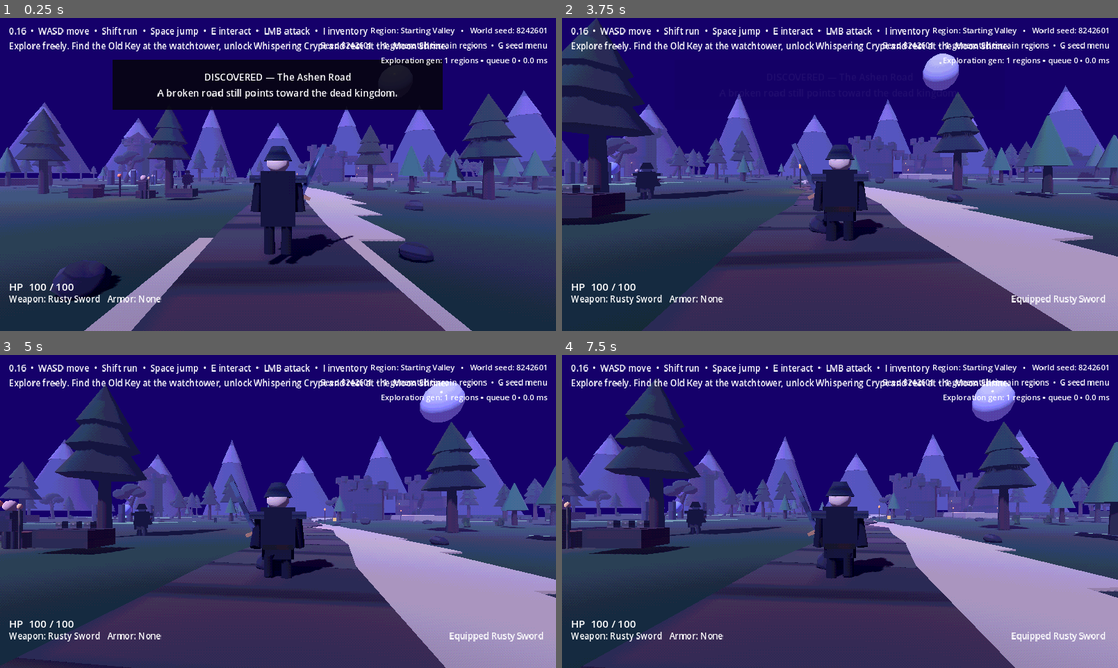
Above: before the commit, frames 1-4 (two rows, left to right).
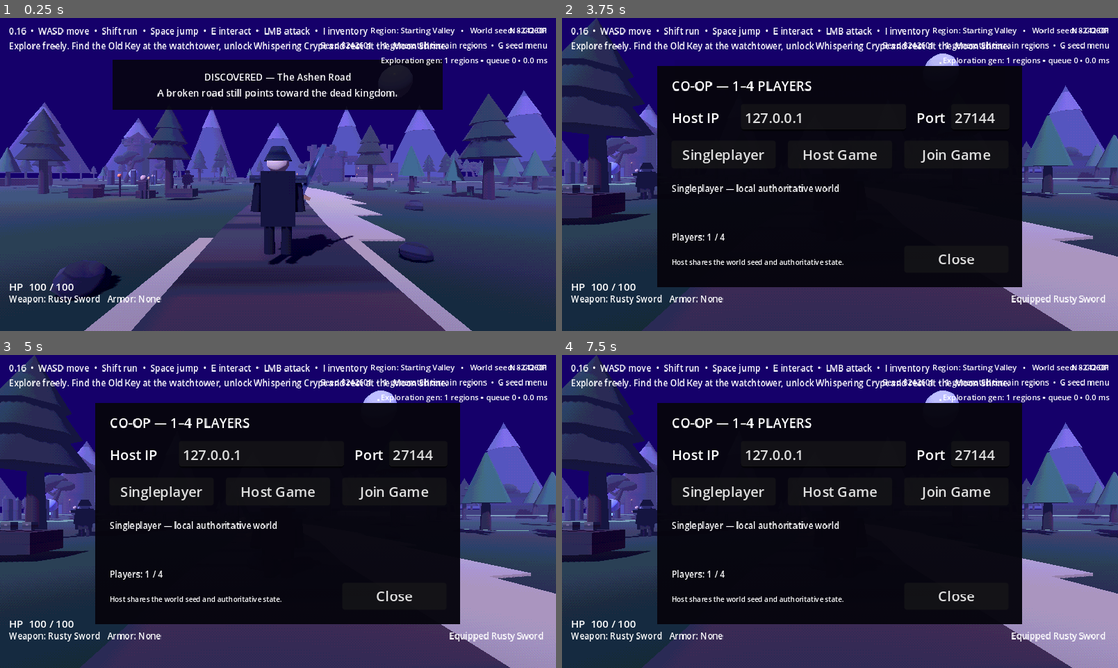
Above: after the commit, the same moments.

Repository: jasonjllind-cpu/aispel
Game: Godot game, scene res://main.tscn
The game is run twice, just before and just after one commit, with the same random seed, the same clock (stepped at 60 frames per second) and the same inputs.
Inputs (mouse positions are in pixels of both pictures, inside the frame that each line leads up to):
- Up to frame 1 (0.25 s): no input
- Up to frame 2 (3.75 s): tap Enter at 0.5 s; move the mouse to (867, 174) at 0.52 s; press the mouse at (867, 174) at 0.53 s; hold W (move_forward) from 0.53 s (still down); tap Space (jump) at 0.77, 1.52, 3.02 s; move the mouse to (812, 174) at 1.27 s; release the mouse at (812, 174) at 1.28 s; tap R (equip_next) at 1.35 s; move the mouse to (851, 168) at 2.02 s; hold E (interact) 2.03-2.78 s; move the mouse to (834, 180) at 2.77 s; tap Shift (sprint) at 2.85 s; move the mouse to (878, 177) at 3.52 s; tap N at 3.6 s
- Up to frame 3 (5 s): keep holding W (move_forward); tap Space (jump) at 3.77, 4.52 s; move the mouse to (233, 508) at 4.27 s; tap 1 at 4.35 s
- Up to frame 4 (7.5 s): move the mouse to (845, 511) at 5.02 s; tap 2 at 5.1 s; move the mouse to (817, 505) at 5.77 s; release W (move_forward) at 5.78 s; hold D (move_right) 5.78-6.53 s; tap 3 at 5.85 s; tap Space (jump) at 6.02, 6.77 s; move the mouse to (867, 511) at 6.52 s; press the mouse at (867, 511) at 6.53 s; hold W (move_forward) from 6.53 s (still down); move the mouse to (812, 511) at 7.27 s; release the mouse at (812, 511) at 7.28 s; tap R (equip_next) at 7.35 s

The runs differ from the first frame. In frame 1, less than 0.1% of the frame differs, in the area x 62-99%, y 3-10%; in frame 2, 46%; in frame 3, 60%, in the area x 0-100%, y 0-100%; in frame 4, 60%.

Commit message:
Enable authoritative combat enemy sync and co-op menu

Diff:
--- a/main.tscn
+++ b/main.tscn
@@ -15,6 +15,9 @@
 [ext_resource type="Script" path="res://scripts/network/network_command_router.gd" id="13_network_commands"]
 [ext_resource type="Script" path="res://scripts/network/network_player_manager.gd" id="14_network_players"]
 [ext_resource type="Script" path="res://scripts/network/network_world_state_replicator.gd" id="15_network_world"]
+[ext_resource type="Script" path="res://scripts/network/network_combat_authority.gd" id="16_network_combat"]
+[ext_resource type="Script" path="res://scripts/network/network_enemy_manager.gd" id="17_network_enemies"]
+[ext_resource type="Script" path="res://scripts/network/network_menu.gd" id="18_network_menu"]
 
 [node name="Main" type="Node3D"]
 script = ExtResource("1_world")
@@ -33,6 +36,15 @@
 
 [node name="NetworkWorldStateReplicator" type="Node" parent="."]
 script = ExtResource("15_network_world")
+
+[node name="NetworkCombatAuthority" type="Node" parent="."]
+script = ExtResource("16_network_combat")
+
+[node name="NetworkEnemyManager" type="Node" parent="."]
+script = ExtResource("17_network_enemies")
+
+[node name="NetworkMenu" type="Node" parent="."]
+script = ExtResource("18_network_menu")
 
 [node name="ExplorationSystem" type="Node" parent="."]
 script = ExtResource("2_exploration")
Not shown: 1 places in main.tscn that only renumber resources
